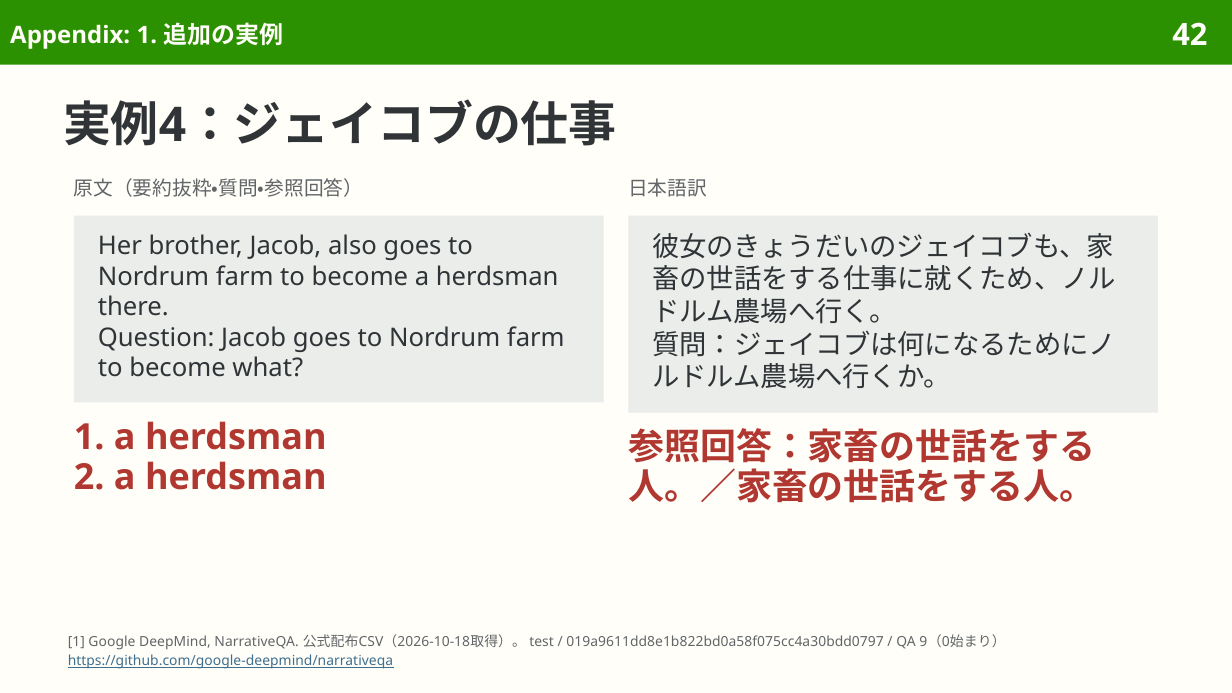
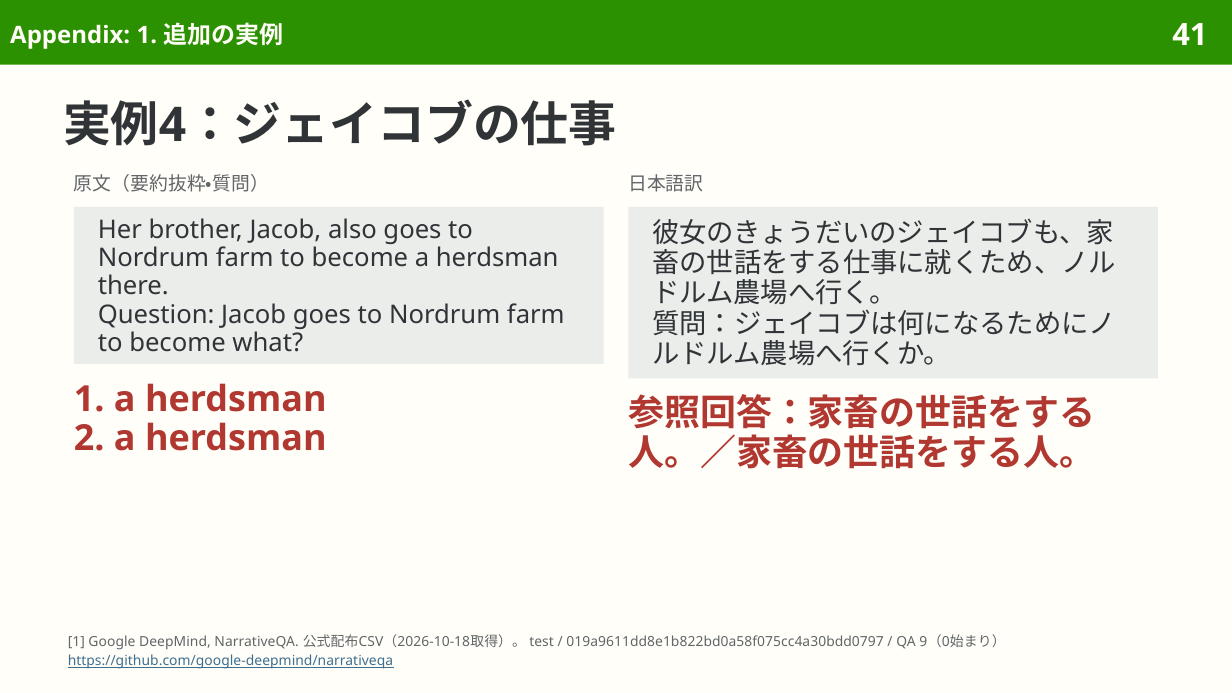
Before and after one commit to sasakiy84/datasets-in-10-minutes, a slide deck: slide 41 of slides/datasets-in-10-minutes-narrativeqa.pptx (slide 42 before the commit). Drawn at 1232x693 pixels with LibreOffice and Linux fonts; fonts in the diff are those of the drawing. Boxes give left, top, right and bottom in pixels: in the first picture for what was removed or moved away, otherwise in the second. Text is boxed around its words. In the diff, an @@ line names an element or a change of style, - is before the commit and + after.

```diff
--- a/slides/datasets-in-10-minutes-narrativeqa.pptx
+++ b/slides/datasets-in-10-minutes-narrativeqa.pptx
@@ page number at (1172,23,1207,45): text changed @@
-42
+41
@@ text at (74,174,269,192): text changed; size 11.5 to 11 pt @@
-原文（要約抜粋・質問・参照回答）
+原文（要約抜粋・質問）
@@ text "日本語訳" at (628,174,703,192): size 11.5 to 11 pt; line spacing 13.4pt to 12.9pt @@
@@ rectangle "Her brother, Jacob, also goes ...": place and size @@
-rectangle "Her brother, Jacob, also goes ..." at (74,216,604,403)
+rectangle "Her brother, Jacob, also goes ..." at (74,207,604,363)
@@ rectangle "Her brother, Jacob, also goes ..." at (74,207,604,363): line spacing 17.8pt to 16.5pt @@
@@ rectangle "彼女のきょうだいのジェイコブも、家畜の世話をする仕事に就くため、ノルドルム農場へ行く。": place and size @@
-rectangle "彼女のきょうだいのジェイコブも、家畜の世話をする仕事に就くため、ノルドルム農場へ行く。" at (628,216,1158,413)
+rectangle "彼女のきょうだいのジェイコブも、家畜の世話をする仕事に就くため、ノルドルム農場へ行く。" at (628,207,1158,378)
@@ rectangle "彼女のきょうだいのジェイコブも、家畜の世話をする仕事に就くため、ノルドルム農場へ行く。" at (628,207,1158,378): line spacing 19pt to 17.6pt @@
@@ text "1. a herdsman": place and size @@
-text "1. a herdsman" at (74,421,327,490)
+text "1. a herdsman" at (74,383,327,451)
@@ text "参照回答：家畜の世話をする人。／家畜の世話をする人。": place and size @@
-text "参照回答：家畜の世話をする人。／家畜の世話をする人。" at (628,428,1095,503)
+text "参照回答：家畜の世話をする人。／家畜の世話をする人。" at (628,394,1095,469)
```
Also in this commit, not shown: 18 other slides changed, 3 slides removed, 21 other files.
